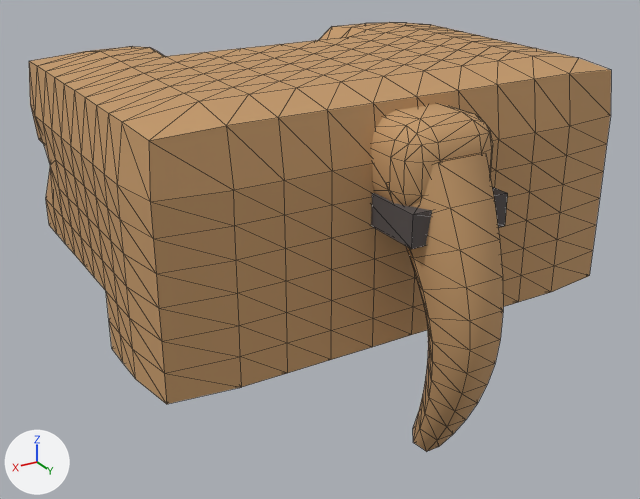
An edit to the glTF model public/assets/models/characters/wardrobe/hair-pony-brown.glb, drawn before and after from the same camera.
One viewpoint serves both versions: a 50 mm camera at (0.457, 0.786, 0.415) aimed at (0.025, 0.067, 0.056). The lights are fixed; the arrows at lower left show +X, +Y and +Z. The picture after the commit comes second. Mesh edges are drawn as thin lines. Vertices at exactly the same position are counted once.

In view in the first picture: 'hair_bun', 'hair_shell', 'hair_tail', 'hair_tie'.
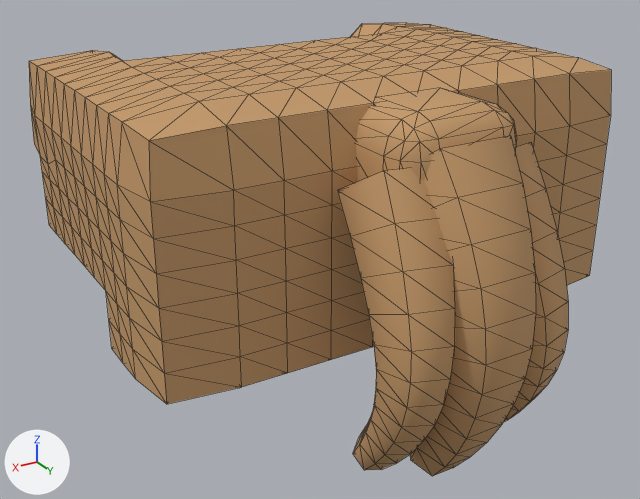
Commit message: fix(hair): flat hairline plateau (no peak divot) + fuller 3-lock ponytail

Changed parts and their boxes (x1, y1, x2, y2) in the pictures (640 x 499 px; the box of a moved part takes in the faces that stretch with it):
'hair_shell', reshaped
    before: (29, 22, 611, 404)
    after: (29, 23, 611, 404)
'hair_tail_0', added (brown)
    after: (410, 136, 536, 476)
'hair_tail_1', added (brown)
    after: (337, 168, 456, 470)
'hair_tail', deleted (brown)
    before: (391, 153, 503, 452)
'hair_bun', reshaped
    before: (371, 104, 493, 206)
    after: (356, 88, 517, 182)
'hair_tail_2', added (brown)
    after: (504, 142, 568, 422)
part 1 of me_hair_shell, moved or reshaped (mostly hidden)
    before: (30, 22, 461, 216)
    after: (30, 23, 461, 216)
'hair_tie', unchanged, covered by the edit
    before: (371, 187, 508, 249)

Patch to the scene script:
```diff
--- a/public/assets/models/characters/wardrobe/hair-pony-brown.glb.py
+++ b/public/assets/models/characters/wardrobe/hair-pony-brown.glb.py
@@ me_hair_shell @@
 # used by ob_hair_shell; location = (0.0, 0.0, 0.0)
-me_hair_shell.from_pydata(...)  # 624 vertices, 1244 faces; spans x -0.252..0.252, y -0.17..0.194, z 0.009..0.244
+me_hair_shell.from_pydata(...)  # 622 vertices, 1240 faces; spans x -0.252..0.252, y -0.17..0.194, z 0.009..0.244
+# me_hair_shell part 1
+# 37 vertices are removed from x -0.251..0.251, y -0.17..-0.081, z 0.133..0.217
+# 136 faces are deleted
+# 4 vertices in x 0.0, y -0.112..-0.081, z 0.193..0.221 move by (0.0, 0.0, -0.003)
+# 4 vertices in x -0.135..0.135, y -0.112..-0.081, z 0.216 move by (0.0, 0.0, -0.035)
+# 3 vertices in x -0.09..0.09, y -0.112..-0.081, z 0.183 move by (0.0, 0.0, 0.005)
+# 38 vertices move from x -0.244..0.225, y -0.17..-0.05, z 0.133..0.244 to x -0.252..0.225, y -0.17..-0.053, z 0.127..0.244
+# 13 vertices are added at x -0.18..0.246, y -0.17..-0.112, z 0.144..0.218
+# 8 new vertices lie (0.0, 0.0, -0.042) away from vertices in x -0.252..0.252, y -0.142..-0.081, z 0.186
+# 7 new vertices lie (0.0, -0.03, 0.0) away from vertices in x -0.048..0.135, y -0.112, z 0.183..0.221
+# 7 new vertices lie (0.0, 0.0, 0.029) away from vertices in x -0.252..0.252, y -0.112..-0.081, z 0.098
+# 132 new faces join them
 me_hair_shell.materials.append(mat_charmat)
@@ me_hair_bun @@
 # used by ob_hair_bun; location = (0.0, 0.0, 0.0)
-me_hair_bun.from_pydata(...)  # 96 vertices, 188 faces; spans x -0.05..0.05, y 0.149..0.249, z 0.1425..0.2275
+me_hair_bun.from_pydata(...)  # 96 vertices, 188 faces; spans x -0.065..0.065, y 0.144..0.264, z 0.1325..0.2375
+# me_hair_bun part 2: 96 of 96 vertices moved; they spanned x -0.05..0.05, y 0.149..0.249, z 0.1425..0.2275 and now span x -0.065..0.065, y 0.144..0.264, z 0.1325..0.2375; mean shift (0.0, 0.005, 0.0)
 me_hair_bun.materials.append(mat_charmat)
@@ me_hair_tail_2 @@
+me_hair_tail_2.from_pydata(...)  # 72 vertices, 140 faces; spans x -0.096..0.004, y 0.179..0.315, z -0.086..0.2
+me_hair_tail_2.materials.append(mat_charmat)
@@ me_hair_tail_1 @@
+me_hair_tail_1.from_pydata(...)  # 72 vertices, 140 faces; spans x -0.004..0.096, y 0.179..0.315, z -0.086..0.2
+me_hair_tail_1.materials.append(mat_charmat)
@@ me_hair_tail_0 @@
+me_hair_tail_0.from_pydata(...)  # 72 vertices, 140 faces; spans x -0.072..0.072, y 0.172..0.325, z -0.112..0.216
+me_hair_tail_0.materials.append(mat_charmat)
@@ ob_hair_tail @@
-ob_hair_tail = bpy.data.objects.new('hair_tail', me_hair_tail)
-ob_hair_tail.location = (0.0, 0.0, 0.0)
@@ ob_hair_tail_2 @@
+ob_hair_tail_2 = bpy.data.objects.new('hair_tail_2', me_hair_tail_2)
+ob_hair_tail_2.location = (0.0, 0.0, 0.0)
@@ ob_hair_tail_1 @@
+ob_hair_tail_1 = bpy.data.objects.new('hair_tail_1', me_hair_tail_1)
+ob_hair_tail_1.location = (0.0, 0.0, 0.0)
@@ ob_hair_tail_0 @@
+ob_hair_tail_0 = bpy.data.objects.new('hair_tail_0', me_hair_tail_0)
+ob_hair_tail_0.location = (0.0, 0.0, 0.0)
```
